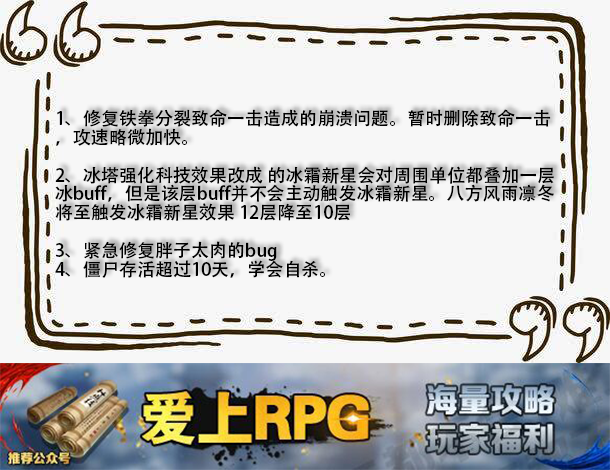
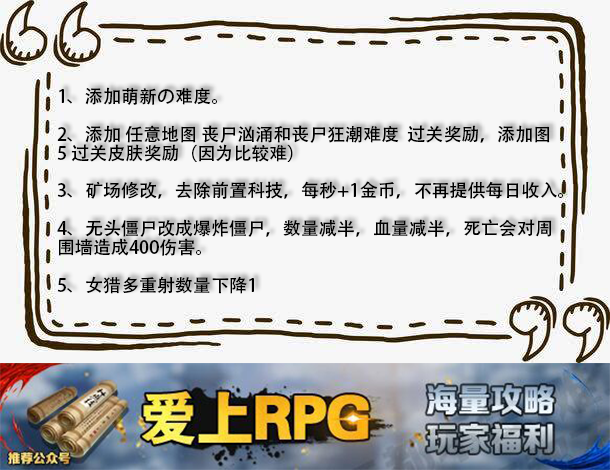
Layers edited between the first and the second 610px x 470px image:
renamed "1、修复铁拳分裂致命一击造成的崩溃问题。暂时删除致命一击 ，攻速略微加快。 2、冰塔强化科技效果改成 的冰霜新星会对周围单位" to "1、添加萌新の难度。 2、添加 任意地图 丧尸汹涌和丧尸狂潮难度 过关奖励，添加图 5 过关皮肤奖励（因为比较难） 3、", painted on it over [55,87,563,294]
